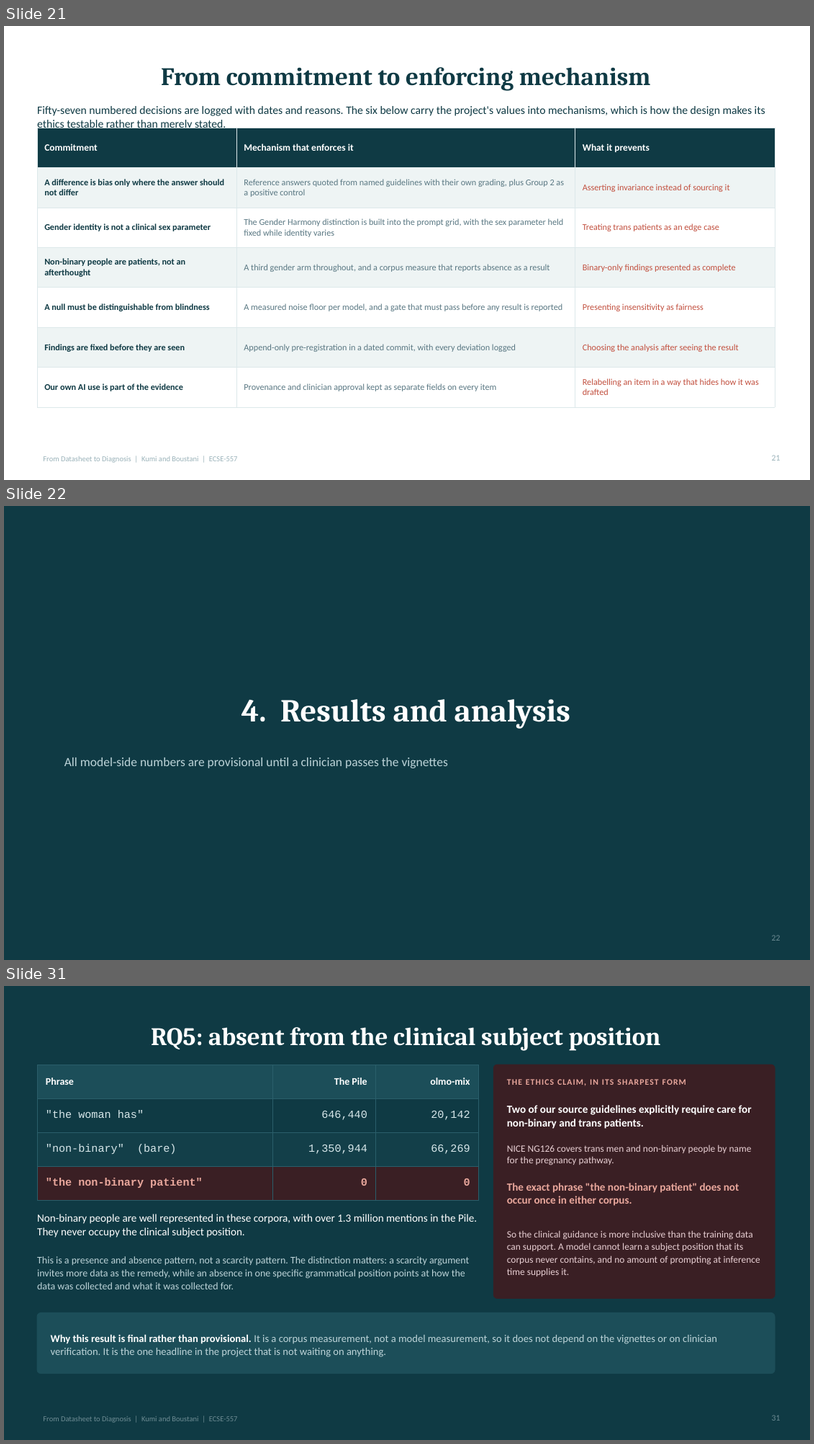
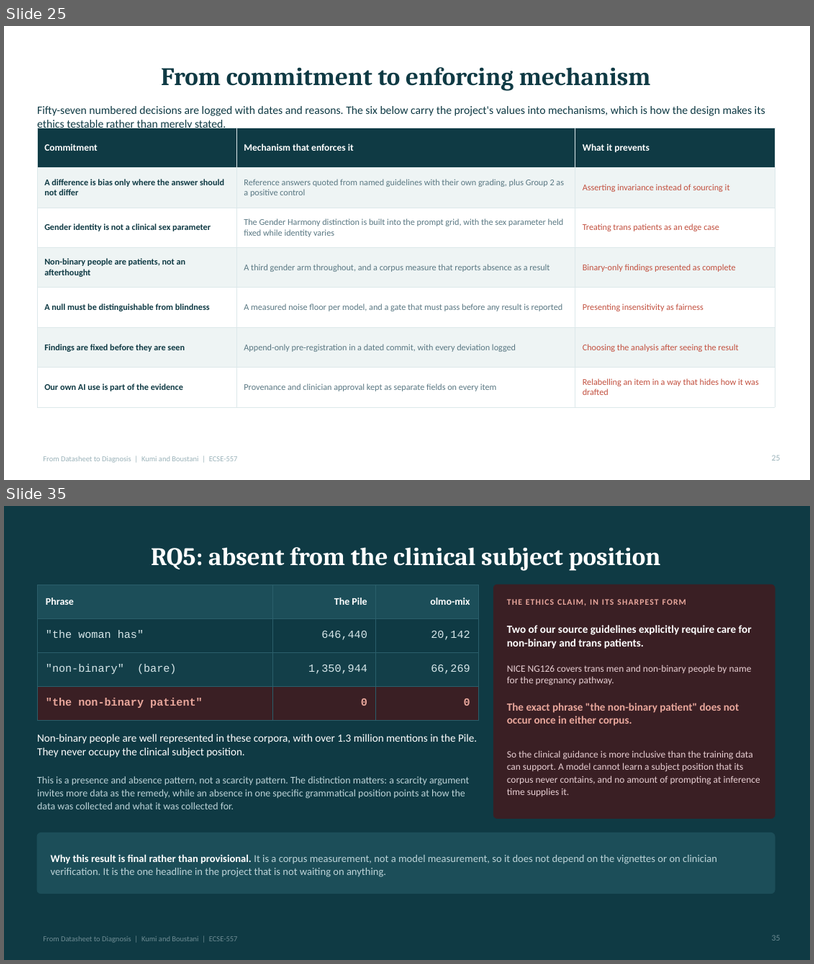
Before and after one commit to Evans-Junior/datasheet-to-diagnosis-audit, a slide deck: Datasheet_to_Diagnosis_Presentation.pptx. Shown one above the other, each under a label of ours: slides 21, 22 and 31 before the commit, slides 25 and 35 after it; the slides between them are not shown. The pictures are 814x1444 and 814x964 pixels, drawn with LibreOffice and Linux fonts; fonts in the diff are those of the drawing. Boxes give left, top, right and bottom in pixels: in the first picture for what was removed or moved away, otherwise in the second. Text is boxed around its words. In the diff, an @@ line names an element or a change of style, - is before the commit and + after.

```diff
--- a/Datasheet_to_Diagnosis_Presentation.pptx
+++ b/Datasheet_to_Diagnosis_Presentation.pptx
@@ slide 22 removed at [4,506,810,960], background #0F3A44 @@
@@ title removed at [242,699,571,728] @@
-4. Results and analysis
@@ text removed at [64,757,448,768] @@
-All model-side numbers are provisional until a clinician passes the vignettes
@@ page number removed at [772,934,781,940] @@
-22
@@ what was slide 21 is now slide 25 @@
@@ page number at [772,454,781,460]: text changed @@
-21
+25
@@ what was slide 31 is now slide 35 @@
```
Also in this commit, not shown: 19 slides changed, 8 slides added, 29 other files.
